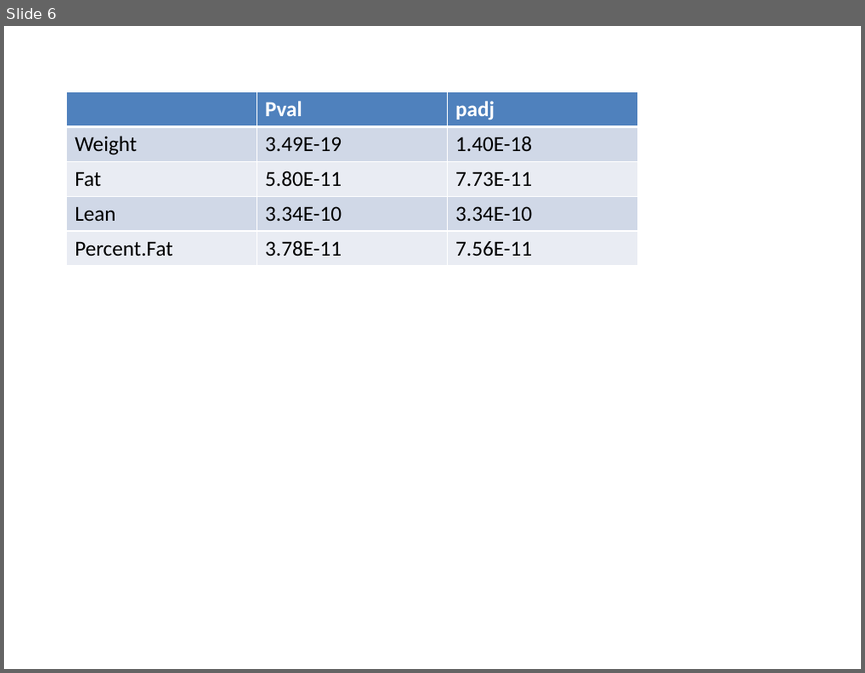
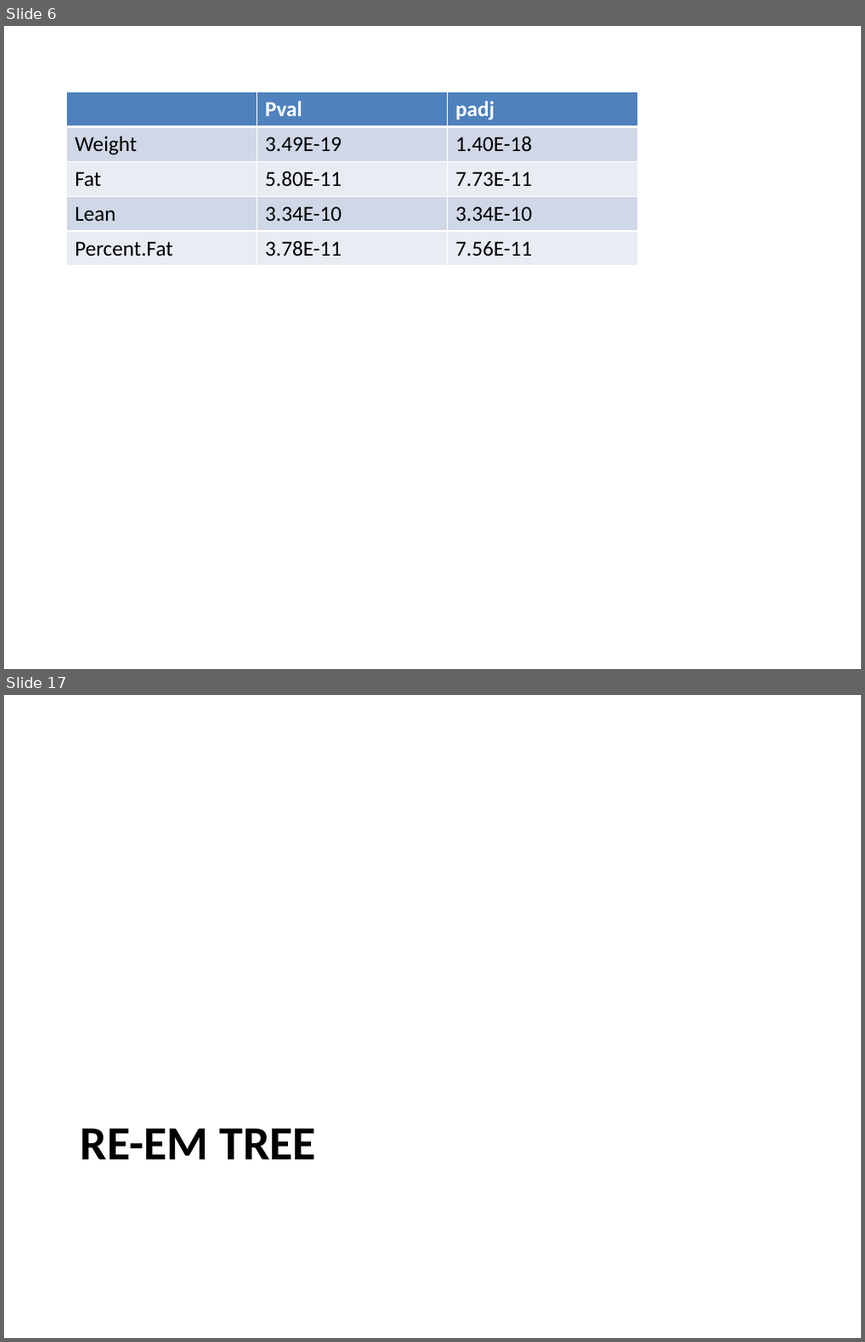
Before and after one commit to BridgesLab/PredictorsDietInducedObesity, a slide deck: ResultsSlides.pptx. Shown one above the other, each under a label of ours: slide 6 before the commit, slides 6 and 17 after it; the slides between them are not shown. The pictures are 865x673 and 865x1342 pixels, drawn with LibreOffice and Linux fonts; fonts in the diff are those of the drawing. Boxes give left, top, right and bottom in pixels: in the first picture for what was removed or moved away, otherwise in the second. Text is boxed around its words. In the diff, an @@ line names an element or a change of style, - is before the commit and + after.

```diff
--- a/ResultsSlides.pptx
+++ b/ResultsSlides.pptx
@@ slide 17 added at (4, 695, 861, 1338), background #FFFFFF @@
@@ title added at (80, 1128, 316, 1159), 40 pt, text #000000, bold @@
+RE-EM TREE
```
Also in this commit, not shown: 2 slides changed, 12 other slides added, 6 slides removed.
